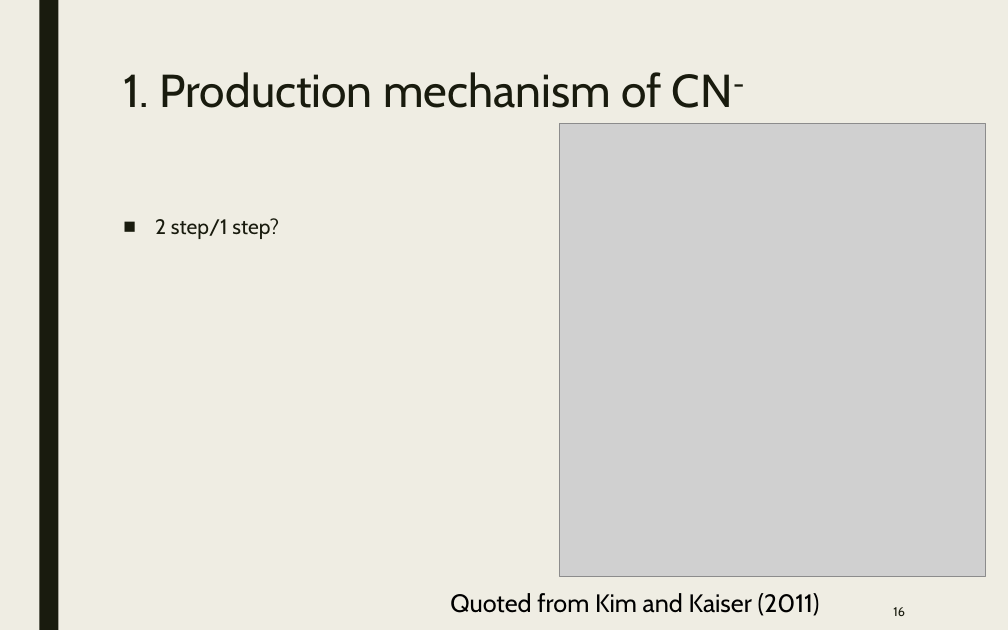
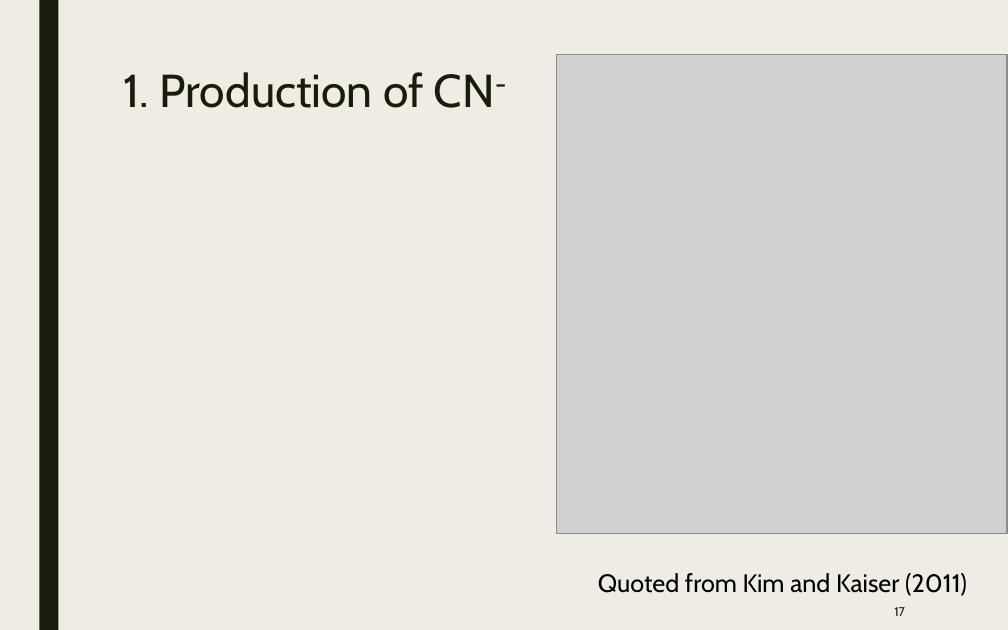
Before and after one commit to samuello1228/lily, a slide deck: slide 17 of doc/VUV and EUV irradiation of CH4 + NH3.pptx (slide 16 before the commit). Drawn at 1008x630 pixels with LibreOffice and Linux fonts; fonts in the diff are those of the drawing; grey boxes stand for pictures. Boxes give left, top, right and bottom in pixels: in the first picture for what was removed or moved away, otherwise in the second. Text is boxed around its words. In the diff, an @@ line names an element or a change of style, - is before the commit and + after.

```diff
--- a/doc/VUV and EUV irradiation of CH4 + NH3.pptx
+++ b/doc/VUV and EUV irradiation of CH4 + NH3.pptx
@@ picture: place and size @@
-picture at [559, 123, 986, 576]
+picture at [556, 54, 1007, 533]
@@ title at [123, 72, 495, 108]: text changed @@
-1. Production mechanism of CN-
+1. Production of CN-
@@ text removed at [155, 218, 279, 239] @@
-■ 2 step/1 step?
@@ text "Quoted from Kim and Kaiser ...": place and size @@
-text "Quoted from Kim and Kaiser ..." at [450, 593, 820, 616]
+text "Quoted from Kim and Kaiser ..." at [598, 573, 967, 596]
@@ page number at [894, 607, 905, 616]: text changed @@
-16
+17
```
Also in this commit, not shown: 10 other slides changed, 1 slide added.
